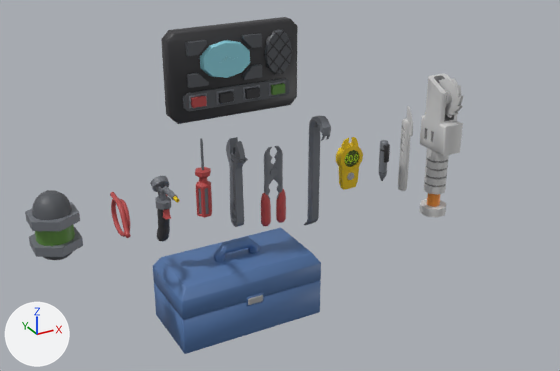
Before and after pictures for a commit that changed the Blender file SS5R-Source/Assets/Models.blend.
Before and after are seen from a 50 mm lens placed at (-1.13, -2.4, 1.19), pointed at (0.22, 0.05, -0.04). The axes (+X, +Y, +Z) are drawn at lower left. The lights are the same throughout.

Objects in the first picture: 'Coil', 'Cube', 'Intercom', 'Multitool', 'ProximitySensor', 'Saw', 'Scalpel', 'Screwdriver', 'ToolboxBase', 'ToolboxTop', 'WeldingTool', 'Wirecutters', 'Wrench'.
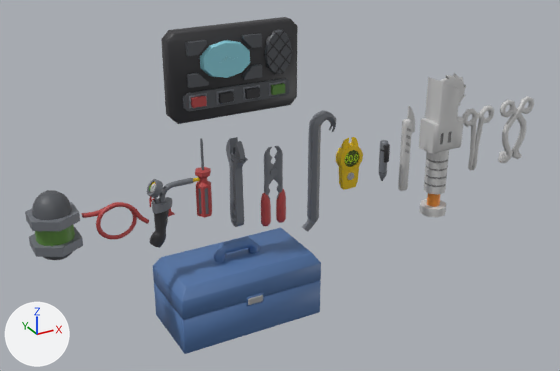
Where the change shows, as pixel boxes [x1, y1, x2, y2] in the pictures (560 x 371 px):
'Saw', turned
    before: [419, 73, 463, 218]
    after: [419, 73, 466, 218]
'Cube', turned
    before: [304, 116, 331, 225]
    after: [302, 110, 336, 232]
'WeldingTool', turned
    before: [150, 176, 180, 242]
    after: [147, 177, 200, 248]
'Retractor', added
    after: [498, 96, 534, 163]
'Coil', moved, turned
    before: [110, 192, 131, 238]
    after: [81, 202, 149, 239]
'Scalpel', turned
    before: [398, 106, 413, 191]
    after: [398, 106, 415, 191]
'HemoStat', added
    after: [462, 105, 494, 171]

The change, as a diff of the scene's bpy script:
```diff
--- a/SS5R-Source/Assets/Models.blend.py
+++ b/SS5R-Source/Assets/Models.blend.py
@@ me_circle_010 @@
+me_circle_010.from_pydata(...)  # 96 vertices, 96 faces; spans x -0.085..0.09, y -0.156..0.148, z -0.01..0.01
+me_circle_010.polygons.foreach_set('use_smooth', [True] * 96)
+me_circle_010.materials.append(mat_palette01_png)  # picture img_palette01_png
@@ me_circle_011 @@
+me_circle_011.from_pydata(...)  # 158 vertices, 160 faces; spans x -0.098..0.095, y -0.144..0.158, z -0.025..0.013
+me_circle_011.polygons.foreach_set('use_smooth', [True] * 160)
+me_circle_011.materials.append(mat_palette01_png)  # picture img_palette01_png
@@ ob_saw @@
 ob_saw.location = (0.961, 0.0, 0.0)
-ob_saw.rotation_euler = (1.571, 0.0, 0.0)  # degrees (90, 0, 0)
+ob_saw.rotation_euler = (1.571, 0.0, 1.571)  # degrees (90, 0, 90)
 _m = ob_saw.modifiers.new('EdgeSplit', 'EDGE_SPLIT')
@@ ob_scalpel @@
 ob_scalpel.location = (0.784, 0.0, 0.0)
-ob_scalpel.rotation_euler = (1.571, 0.0, 0.0)  # degrees (90, 0, 0)
+ob_scalpel.rotation_euler = (1.571, 0.0, 1.571)  # degrees (90, 0, 90)
 _m = ob_scalpel.modifiers.new('EdgeSplit', 'EDGE_SPLIT')
@@ ob_weldingtool @@
 ob_weldingtool.location = (-0.28, 0.0, 0.0)
-ob_weldingtool.rotation_euler = (1.571, 0.0, 0.0)  # degrees (90, 0, 0)
+ob_weldingtool.rotation_euler = (1.571, 0.0, 1.571)  # degrees (90, 0, 90)
 _m = ob_weldingtool.modifiers.new('Subsurf', 'SUBSURF')
@@ ob_coil @@
 ob_coil = bpy.data.objects.new('Coil', me_cube_010)
-ob_coil.location = (-0.424, 0.0, 0.0)
-ob_coil.rotation_euler = (1.571, 0.0, 0.0)  # degrees (90, 0, 0)
+ob_coil.location = (-0.458, 0.0, 0.0)
+ob_coil.rotation_euler = (1.571, 0.0, 1.571)  # degrees (90, 0, 90)
 _m = ob_coil.modifiers.new('Subsurf', 'SUBSURF')
@@ ob_cube @@
 ob_cube.location = (0.341, 0.0, 0.0)
-ob_cube.rotation_euler = (1.571, 0.0, 0.0)  # degrees (90, 0, 0)
+ob_cube.rotation_euler = (1.571, 0.0, 1.571)  # degrees (90, 0, 90)
 _m = ob_cube.modifiers.new('EdgeSplit', 'EDGE_SPLIT')
@@ ob_hemostat @@
+ob_hemostat = bpy.data.objects.new('HemoStat', me_circle_010)
+ob_hemostat.location = (1.168, 0.0, 0.0)
+ob_hemostat.rotation_euler = (1.571, 0.0, 0.0)  # degrees (90, 0, 0)
+_m = ob_hemostat.modifiers.new('Bevel', 'BEVEL')
+_m.angle_limit = 1.562
+_m.offset_type = 'WIDTH'
+_m.spread = 0.0
@@ ob_retractor @@
+ob_retractor = bpy.data.objects.new('Retractor', me_circle_011)
+ob_retractor.location = (1.396, 0.0, 0.0)
+ob_retractor.rotation_euler = (1.571, 0.0, 0.0)  # degrees (90, 0, 0)
+_m = ob_retractor.modifiers.new('Bevel', 'BEVEL')
+_m.width = 0.004
+_m.width_pct = 0.004
+_m.angle_limit = 1.496
+_m.offset_type = 'WIDTH'
+_m.spread = 0.0
```
